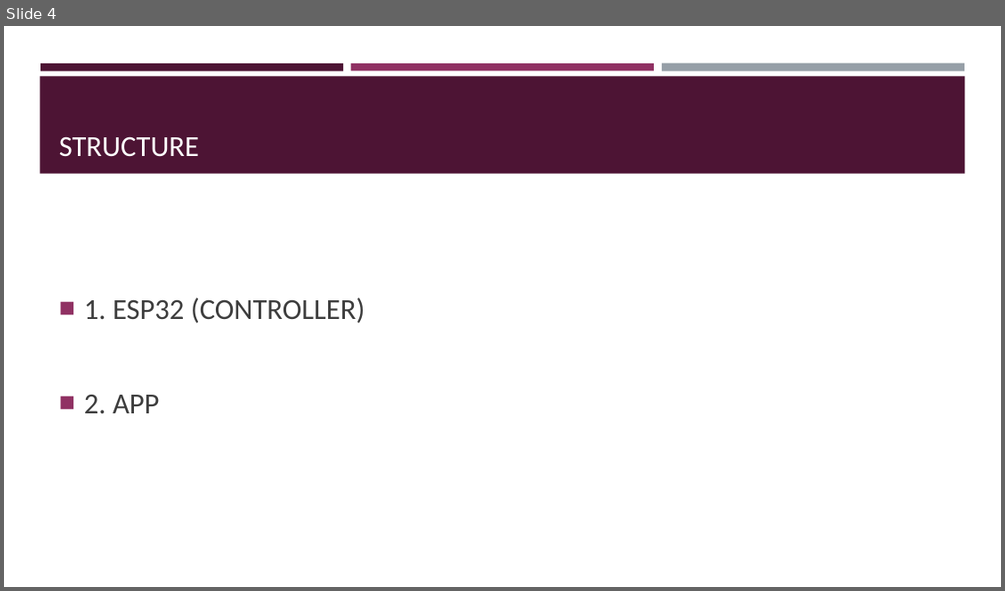
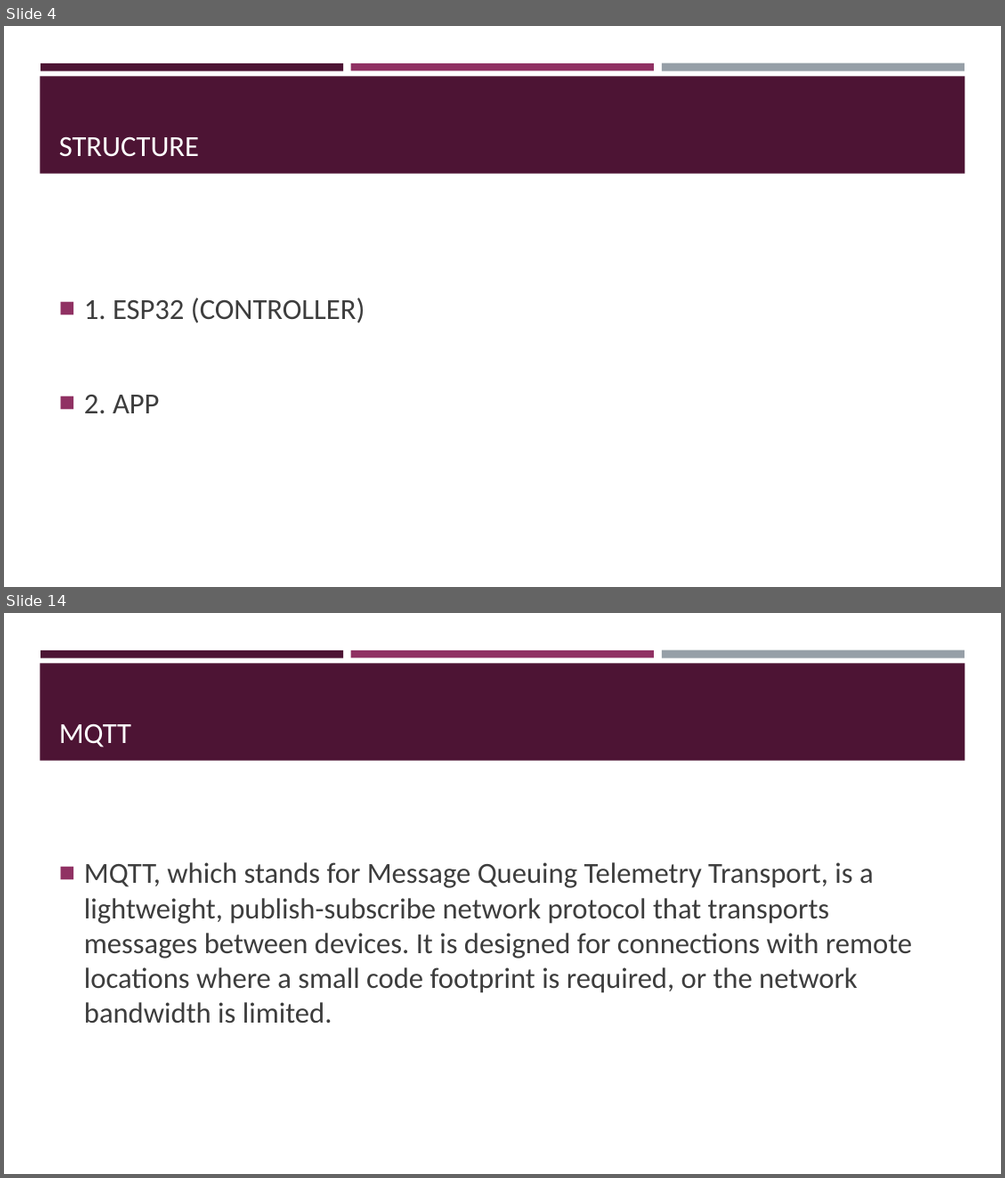
Before and after one commit to Ghost0396/iot, a slide deck: project/project.pptm. Shown one above the other, each under a label of ours: slide 4 before the commit, slides 4 and 14 after it; the slides between them are not shown. The pictures are 1005x591 and 1005x1178 pixels, drawn with LibreOffice and Linux fonts; fonts in the diff are those of the drawing. Boxes give left, top, right and bottom in pixels: in the first picture for what was removed or moved away, otherwise in the second. Text is boxed around its words. In the diff, an @@ line names an element or a change of style, - is before the commit and + after.

```diff
--- a/project/project.pptm
+++ b/project/project.pptm
@@ slide 14 added at bbox=[4, 613, 1001, 1174], background #FFFFFF; not listed: 4 template elements that a slide beside it also shows @@
@@ title added at bbox=[59, 723, 131, 747], 28 pt, text #FFFFFF @@
+MQTT
@@ text added at bbox=[84, 862, 912, 1023], 28 pt, text #3D3D3D @@
+■ MQTT, which stands for Message Queuing Telemetry Transport, is a lightweight, publish-subscribe network protocol that transports messages between devices. It is designed for connections with remote locations where a small code footprint is required, or the network bandwidth is limited.
```
Also in this commit, not shown: 11 other slides added, 6 other files.
